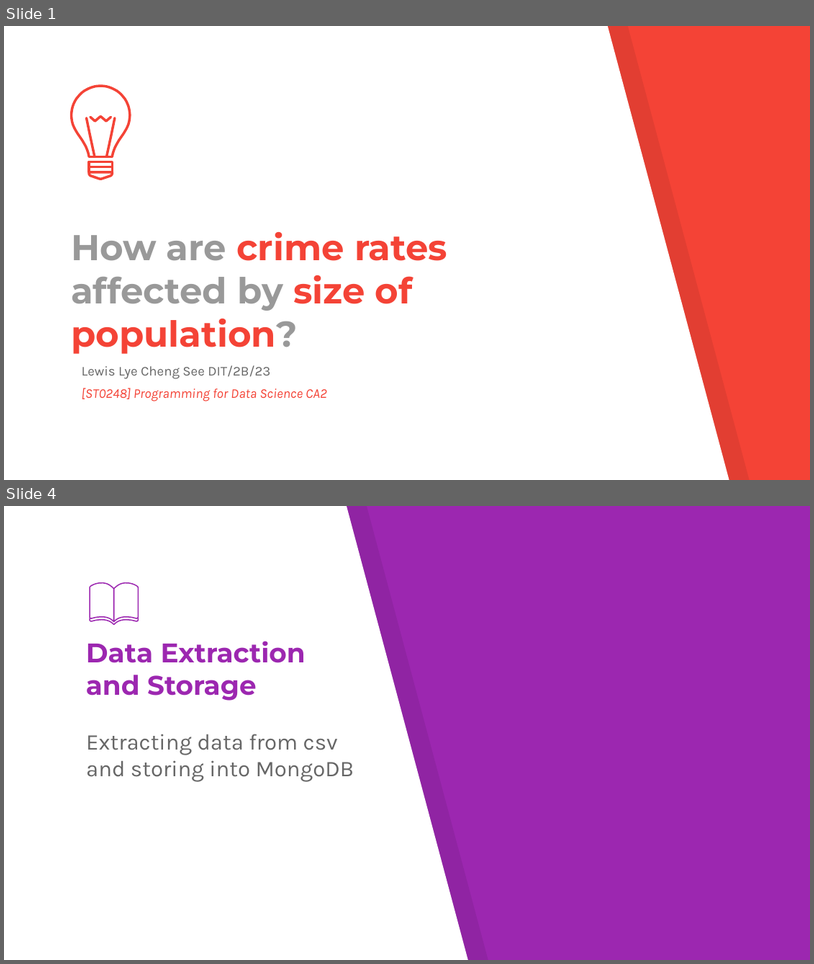
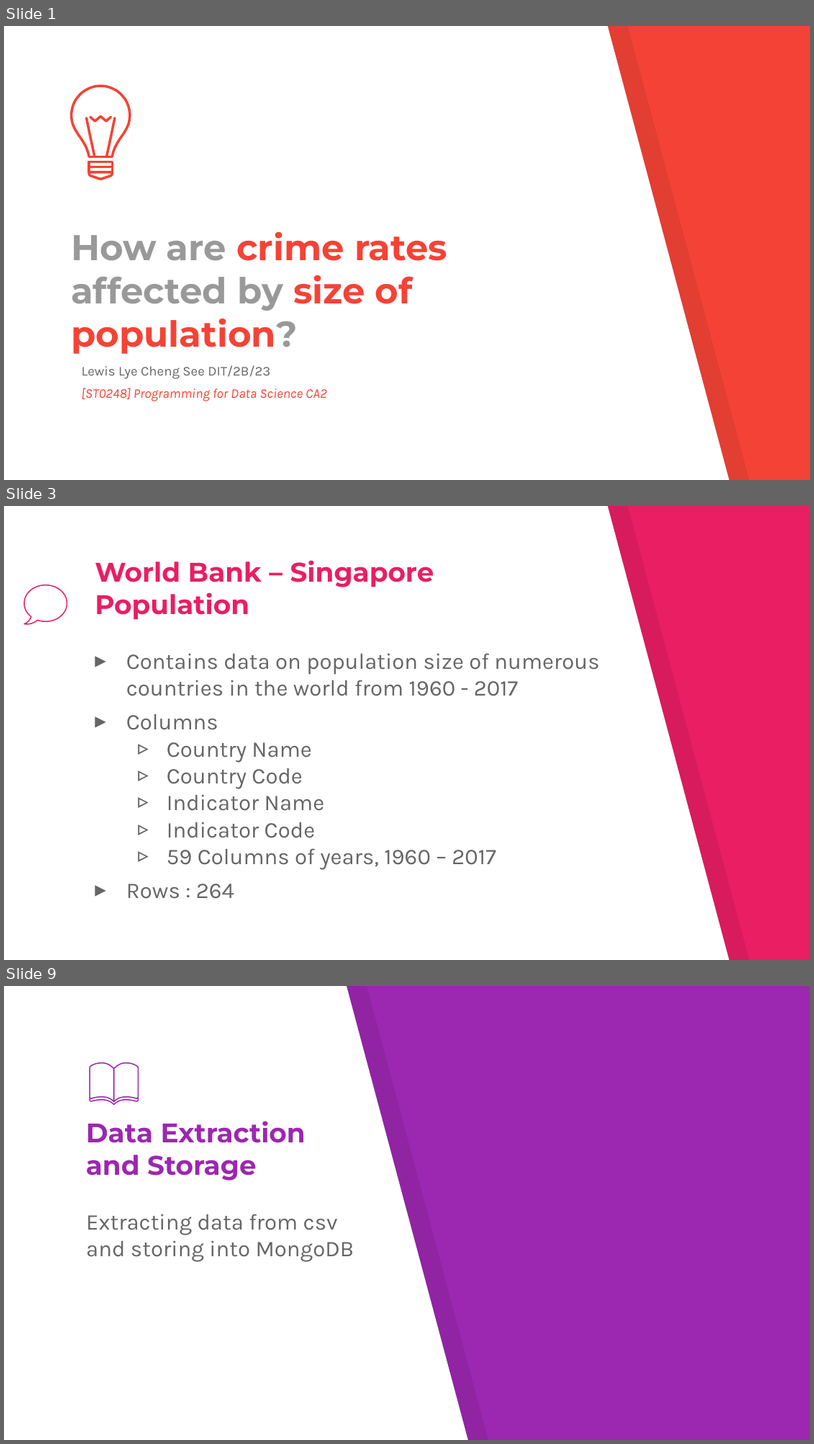
Before and after one commit to Ghos7ie/PDS_CA2, a slide deck: pds_CA2.pptx. Shown one above the other, each under a label of ours: slides 1 and 4 before the commit, slides 1, 3 and 9 after it; the slides between them are not shown. The pictures are 814x964 and 814x1444 pixels, drawn with LibreOffice and Linux fonts; fonts in the diff are those of the drawing. Boxes give left, top, right and bottom in pixels: in the first picture for what was removed or moved away, otherwise in the second. Text is boxed around its words. In the diff, an @@ line names an element or a change of style, - is before the commit and + after.

```diff
--- a/pds_CA2.pptx
+++ b/pds_CA2.pptx
@@ slide 3 added at (4,506,810,960), background #E91E63; not listed: 2 template elements that a slide beside it also shows @@
@@ title added at (95,560,435,620), 24 pt, text #E91E63, bold @@
+World Bank – Singapore Population
@@ freeform shape added at (24,585,67,624), outline #E91E63 0.96 pt @@
@@ text added at (126,653,599,898), 20 pt, text #666666 @@
+▸ Contains data on population size of numerous countries in the world from 1960 - 2017
+▸ Columns
+  ▹ Country Name
+  ▹ Country Code
+  ▹ Indicator Name
+  ▹ Indicator Code
+  ▹ 59 Columns of years, 1960 – 2017
+▸ Rows : 264
@@ what was slide 4 is now slide 9 @@
```
Also in this commit, not shown: 2 slides changed, 5 other slides added, 1 slide removed, 5 other files.
